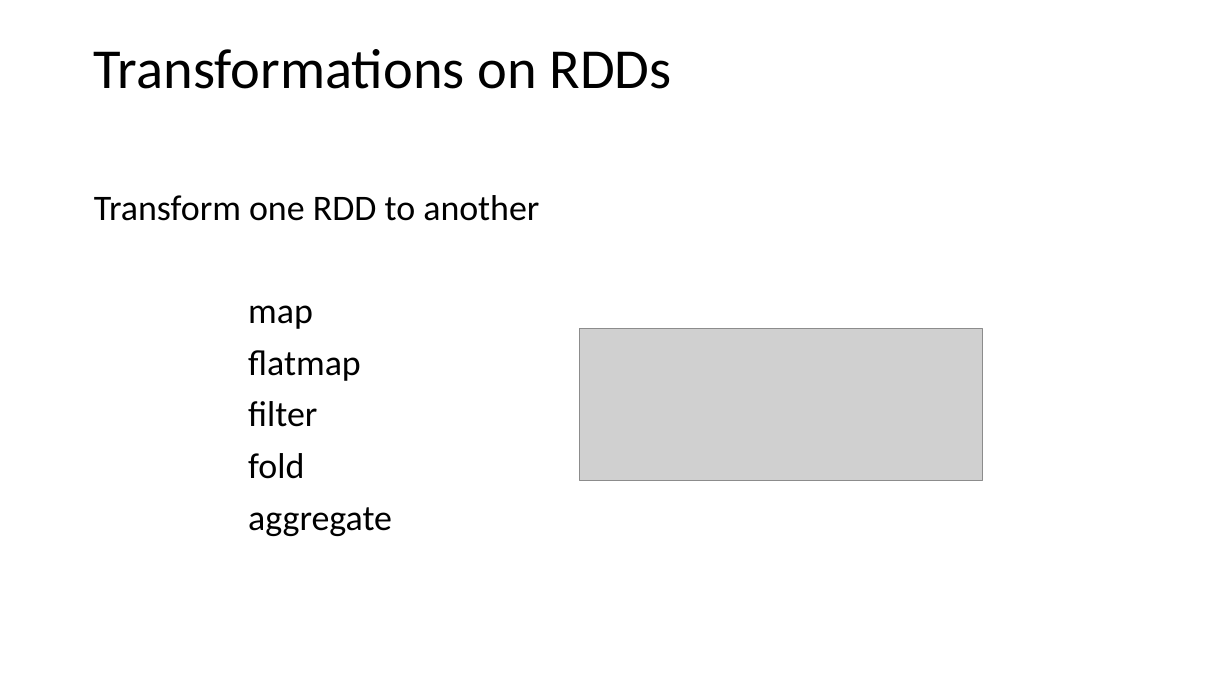
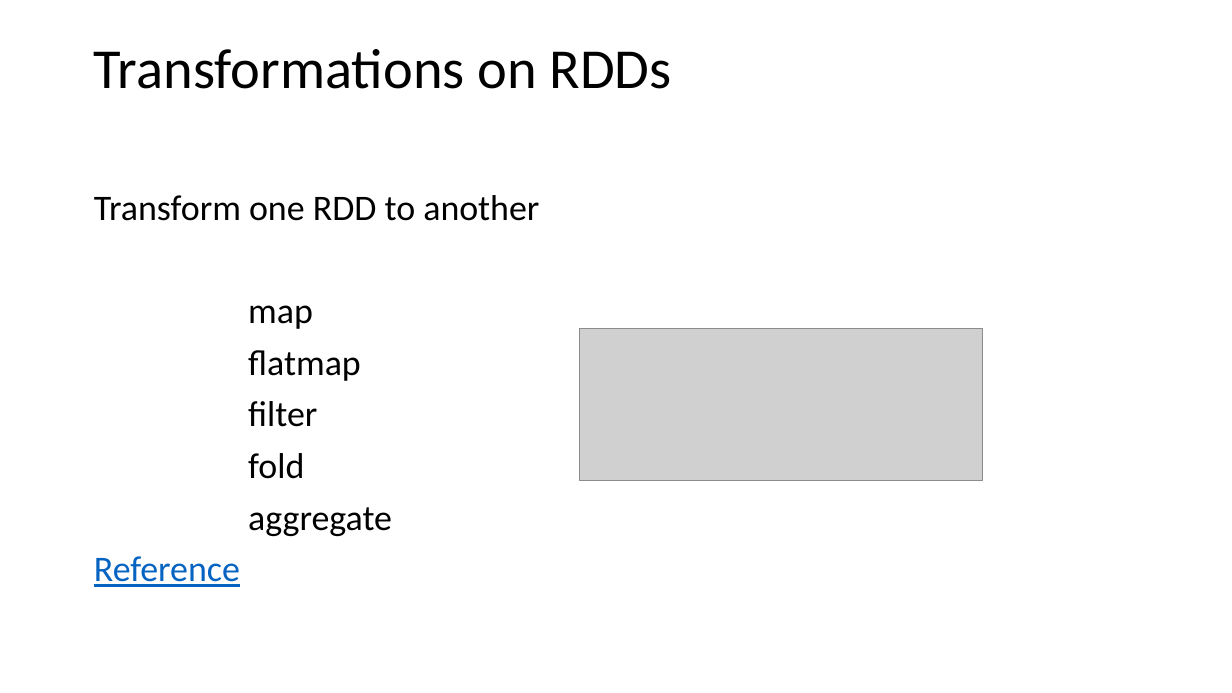
Before and after one commit to marilynwaldman/course, a slide deck: slide 9 of spark/03-RDDs/01-BasicRdds.pptx. Drawn at 1232x693 pixels with LibreOffice and Linux fonts; fonts in the diff are those of the drawing; grey boxes stand for pictures. Boxes give left, top, right and bottom in pixels: in the first picture for what was removed or moved away, otherwise in the second. Text is boxed around its words. In the diff, an @@ line names an element or a change of style, - is before the commit and + after.

```diff
--- a/spark/03-RDDs/01-BasicRdds.pptx
+++ b/spark/03-RDDs/01-BasicRdds.pptx
@@ text at (94,556,240,587): paragraph added @@
+Reference
```
Also in this commit, not shown: 6 other slides changed, 3 other files.
